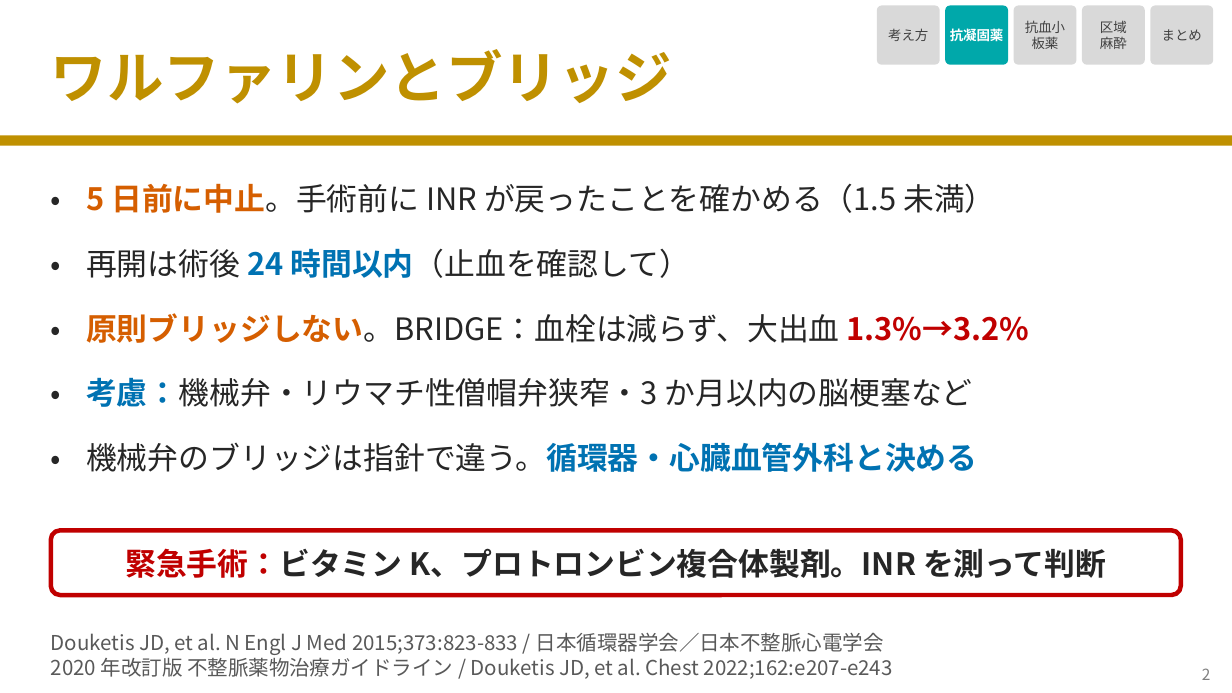
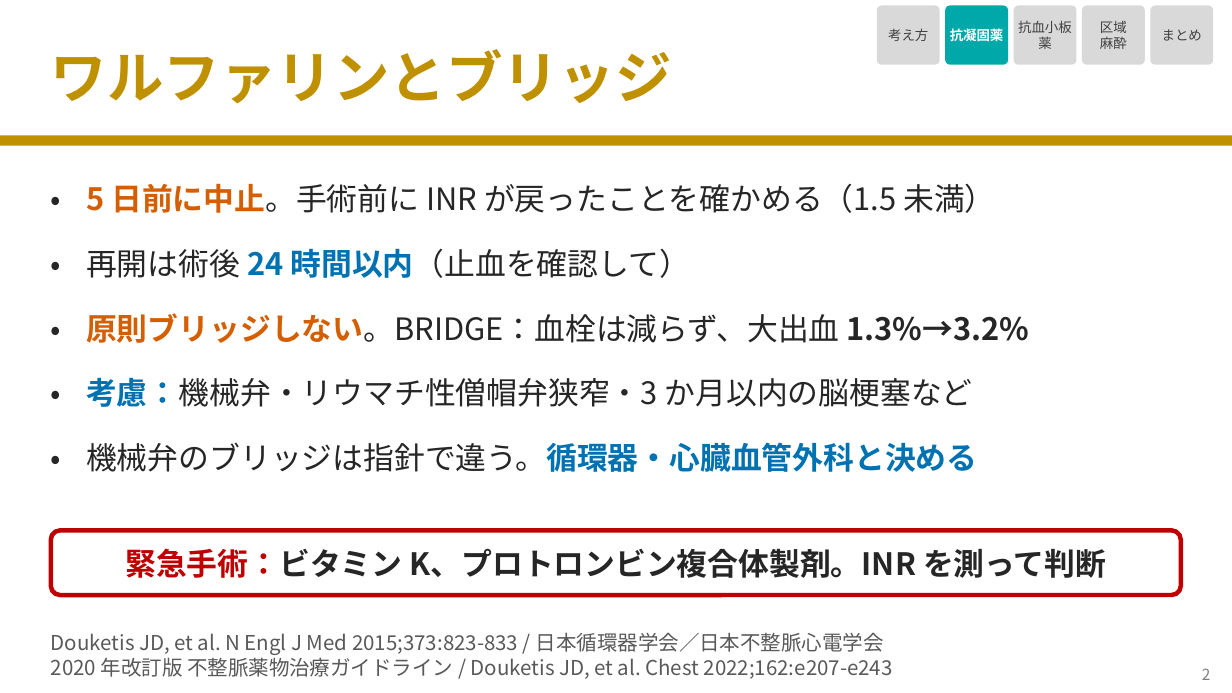
Before and after one commit to nobumitsu-3141/Anes-lecture, a slide deck: slide 3 of slides/4-12_antithrombotic_drugs/4-12_antithrombotic_drugs.pptx. Drawn at 1232x693 pixels with LibreOffice and Linux fonts; fonts in the diff are those of the drawing. Boxes give left, top, right and bottom in pixels: in the first picture for what was removed or moved away, otherwise in the second. Text is boxed around its words. In the diff, an @@ line names an element or a change of style, - is before the commit and + after.

```diff
--- a/slides/4-12_antithrombotic_drugs/4-12_antithrombotic_drugs.pptx
+++ b/slides/4-12_antithrombotic_drugs/4-12_antithrombotic_drugs.pptx
@@ text in rounded rectangle at [1018,20,1072,49]: spaces changed @@
-抗血小
-板薬
+抗血小板
+薬
@@ text "原則ブリッジしない。BRIDGE：血栓は減らず、大出血 1.3%→3.2%" at [86,313,1030,343]: text colour #C00000 to #262626 in "1.3%→3.2%" @@
```
Also in this commit, not shown: 7 other slides changed, 3 other files.
